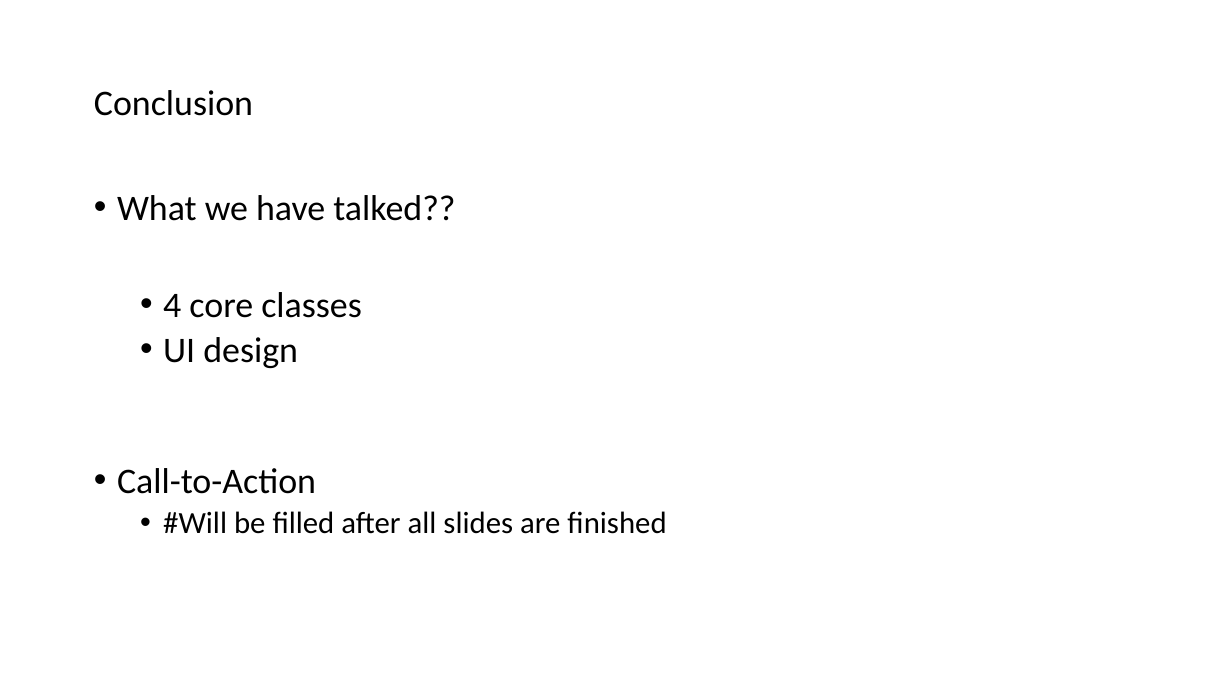
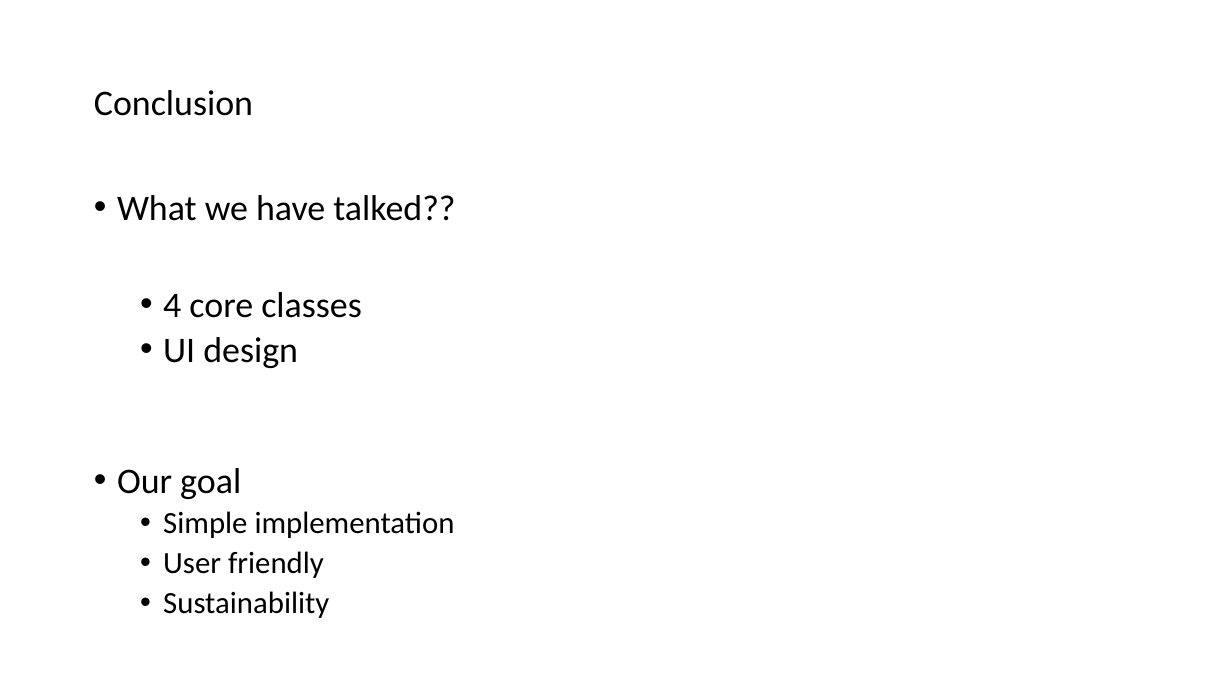
Before and after one commit to yangyaoi/Connect-Four-Project, a slide deck: slide 23 of Documents/design review presentation/Design Presentation Final.pptx (slide 14 before the commit). Drawn at 1232x693 pixels with LibreOffice and Linux fonts; fonts in the diff are those of the drawing. Boxes give left, top, right and bottom in pixels: in the first picture for what was removed or moved away, otherwise in the second. Text is boxed around its words. In the diff, an @@ line names an element or a change of style, - is before the commit and + after.

```diff
--- a/Documents/design review presentation/Design Presentation Final.pptx
+++ b/Documents/design review presentation/Design Presentation Final.pptx
@@ text at [117, 468, 455, 618]: text changed @@
-• Call-to-Action
-  • #Will be filled after all slides are finished
+• Our goal
+  • Simple implementation
+  • User friendly
+  • Sustainability
```
Also in this commit, not shown: 2 other slides changed, 9 slides added.
